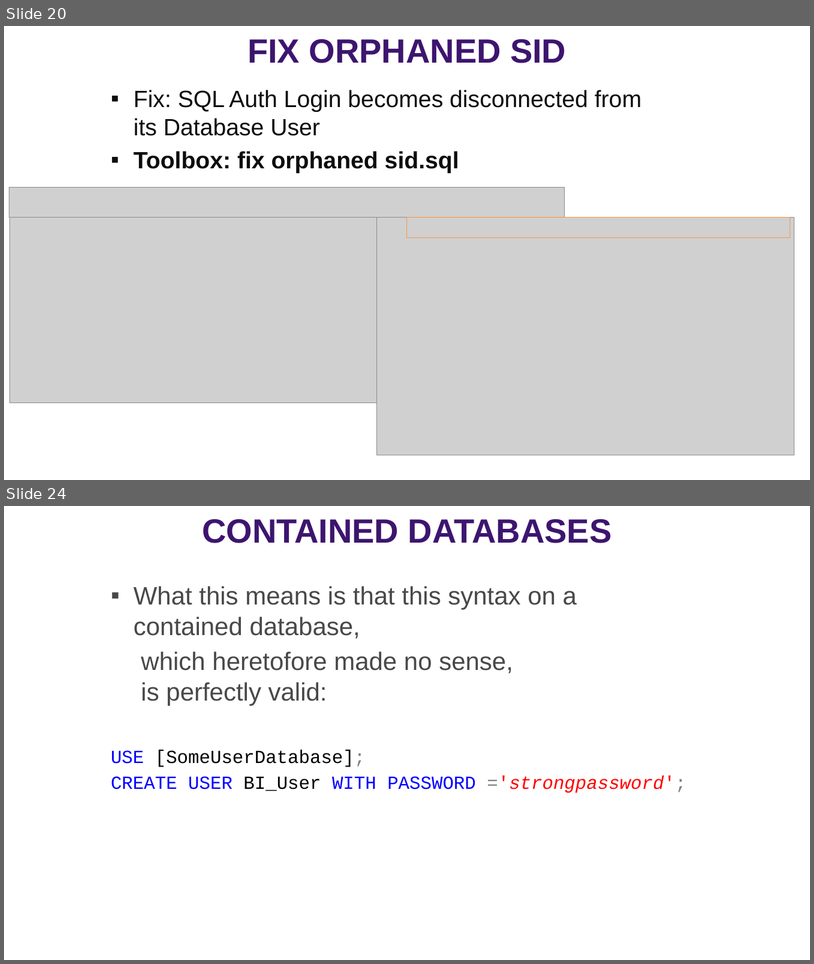
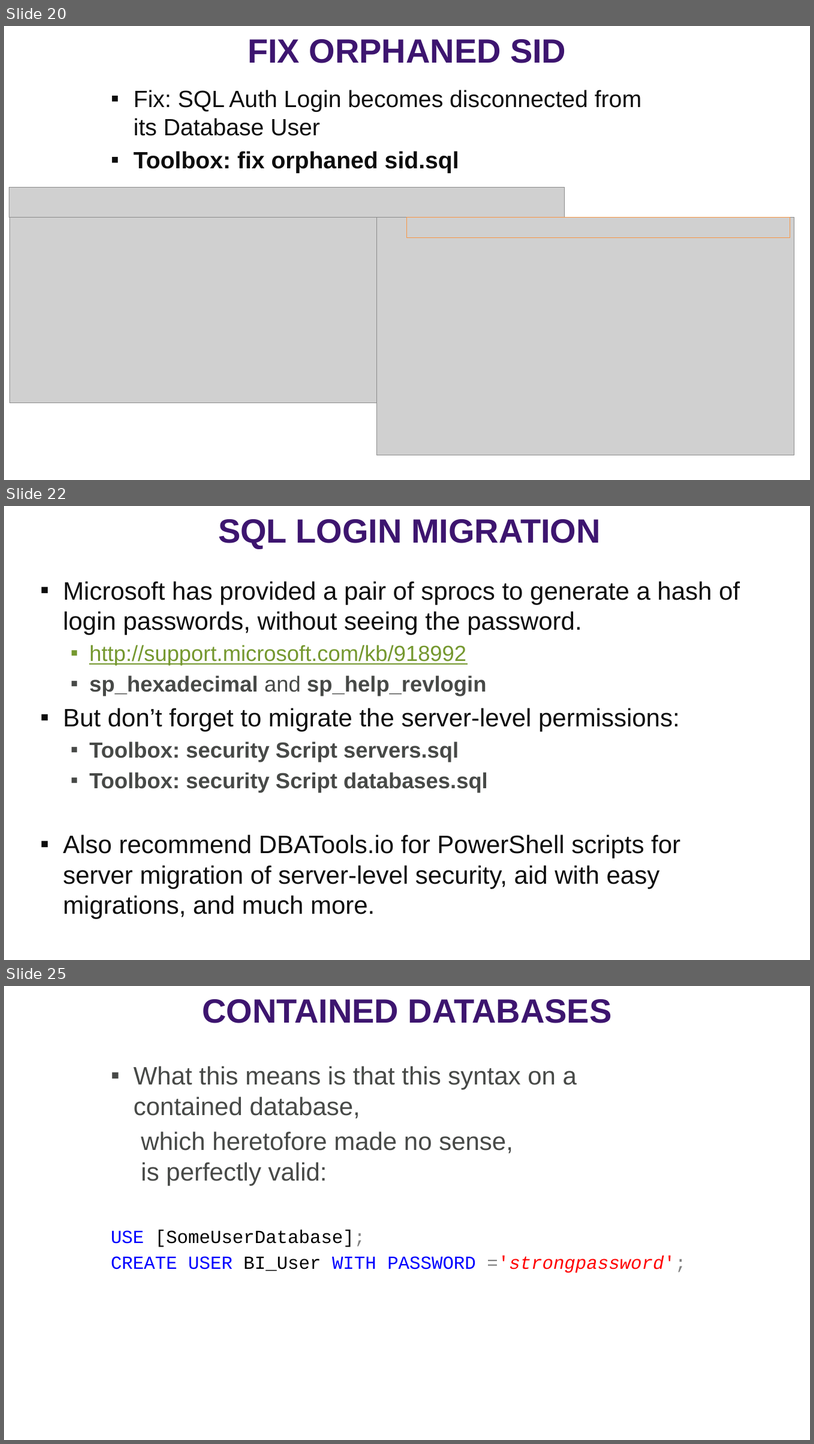
Before and after one commit to williamadba/Public-Presentations, a slide deck: SQLSat Dallas 2019/SQLSat Dallas 2019 SQL Security Principals and Permissions 101.pptx. Shown one above the other, each under a label of ours: slides 20 and 24 before the commit, slides 20, 22 and 25 after it; the slides between them are not shown. The pictures are 814x964 and 814x1444 pixels, drawn with LibreOffice and Linux fonts; fonts in the diff are those of the drawing; grey boxes stand for pictures. Boxes give left, top, right and bottom in pixels: in the first picture for what was removed or moved away, otherwise in the second. Text is boxed around its words. In the diff, an @@ line names an element or a change of style, - is before the commit and + after.

```diff
--- a/SQLSat Dallas 2019/SQLSat Dallas 2019 SQL Security Principals and Permissions 101.pptx
+++ b/SQLSat Dallas 2019/SQLSat Dallas 2019 SQL Security Principals and Permissions 101.pptx
@@ slide 22 added at (4,506,810,960), background #FFFFFF @@
@@ text added at (218,519,601,548), 40 pt, text #3D156F, bold @@
+SQL LOGIN MIGRATION
@@ text added at (63,581,740,919), 30 pt, text #0D0D0D @@
+▪ Microsoft has provided a pair of sprocs to generate a hash of login passwords, without seeing the password.
+  ▪ http://support.microsoft.com/kb/918992
+  ▪ sp_hexadecimal and sp_help_revlogin
+▪ But don’t forget to migrate the server-level permissions:
+  ▪ Toolbox: security Script servers.sql
+  ▪ Toolbox: security Script databases.sql
+▪ Also recommend DBATools.io for PowerShell scripts for server migration of server-level security, aid with easy migrations, and much more.
@@ what was slide 24 is now slide 25 @@
```
Also in this commit, not shown: 8 slides changed, 5 other files.
